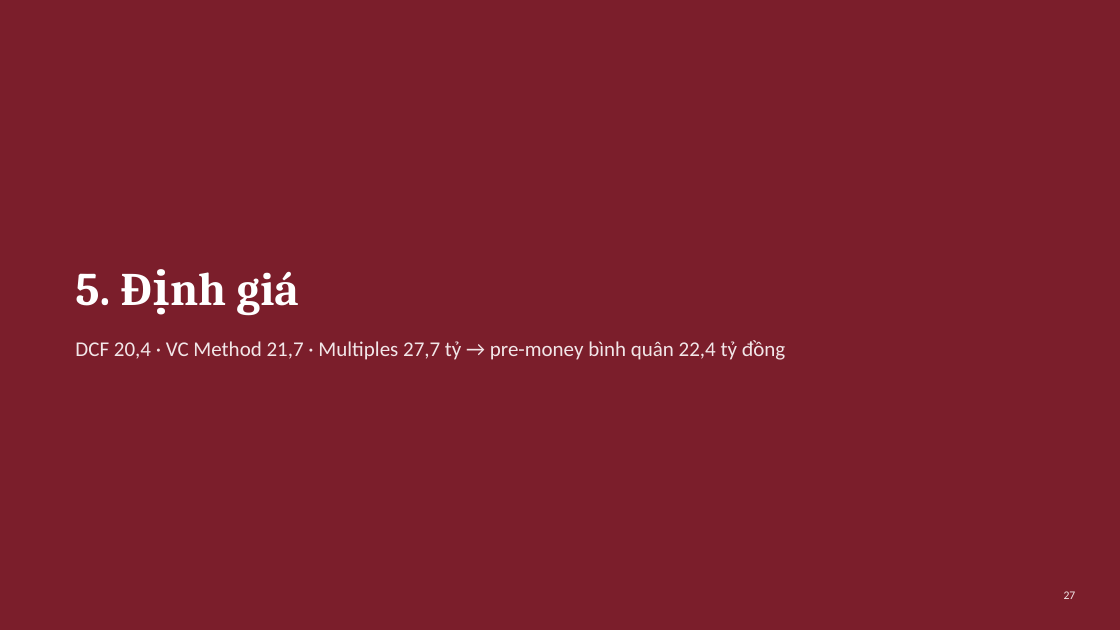
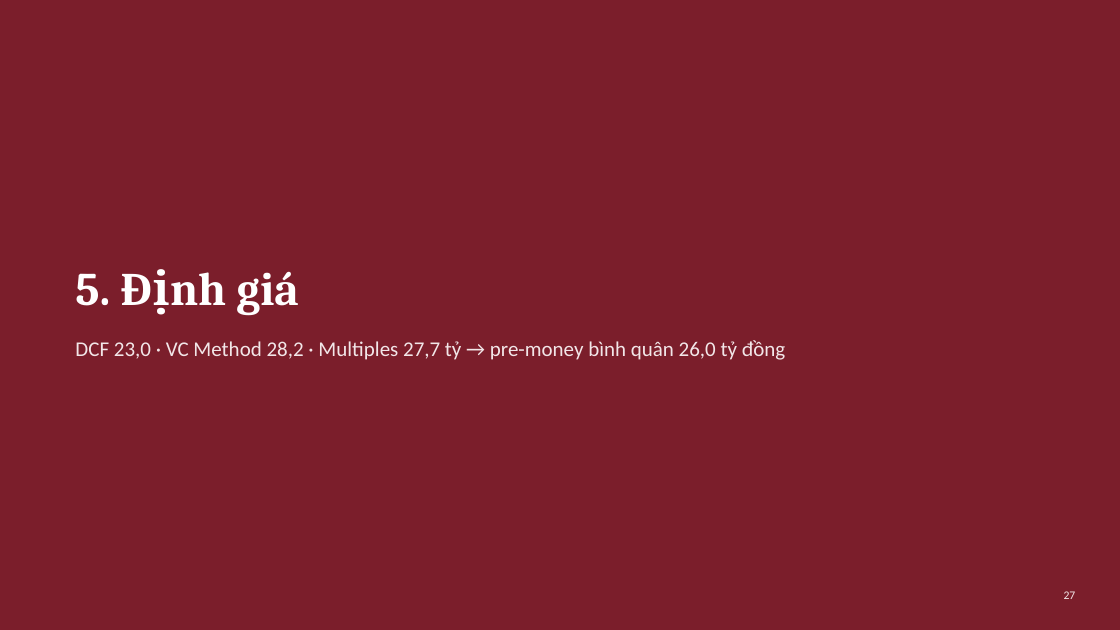
Before and after one commit to loc1706/CLAIDE-CFA, a slide deck: slide 27 of AgriPack_Slides_tom_tat.pptx. Drawn at 1120x630 pixels with LibreOffice and Linux fonts; fonts in the diff are those of the drawing. Boxes give left, top, right and bottom in pixels: in the first picture for what was removed or moved away, otherwise in the second. Text is boxed around its words. In the diff, an @@ line names an element or a change of style, - is before the commit and + after.

```diff
--- a/AgriPack_Slides_tom_tat.pptx
+++ b/AgriPack_Slides_tom_tat.pptx
@@ text at (75, 340, 786, 360): text changed @@
-DCF 20,4 · VC Method 21,7 · Multiples 27,7 tỷ → pre-money bình quân 22,4 tỷ đồng
+DCF 23,0 · VC Method 28,2 · Multiples 27,7 tỷ → pre-money bình quân 26,0 tỷ đồng
```
Also in this commit, not shown: 11 other slides changed, 4 other files.
